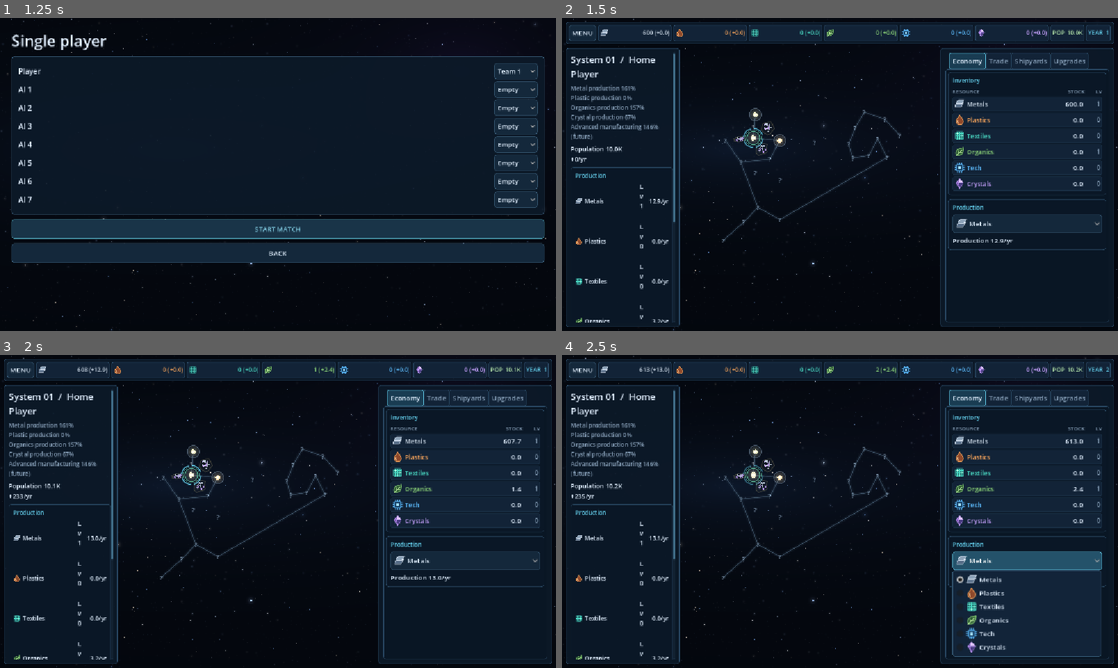
Above: before the commit, frames 1-4 (two rows, left to right).
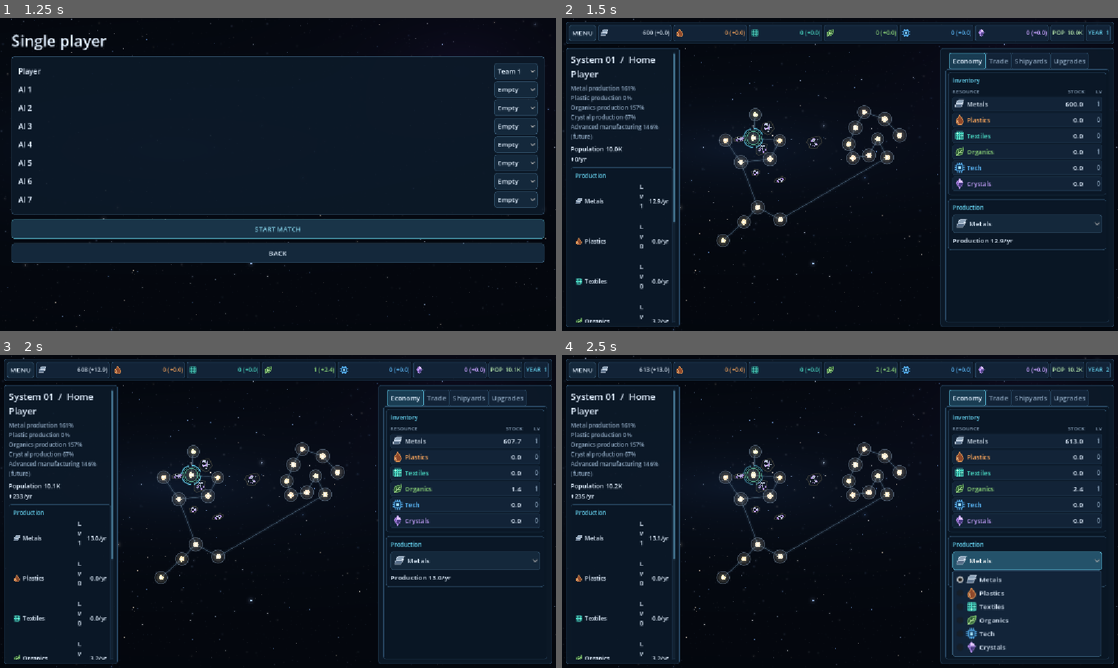
Above: after the commit, the same moments.

Repository: Allumnium/krangblade
Game: Godot game, scene res://scenes/main.tscn
Same seed, same stepped clock (60 frames per second), same inputs: the game is played once before the commit and once after it.
Inputs:
- Up to frame 1 (1.25 s): click "SINGLE PLAYER" at 0.5 s
- Up to frame 2 (1.5 s): click "START MATCH" at 1.25 s
- Up to frame 3 (2 s): no input
- Up to frame 4 (2.5 s): click "Metals" at 2 s

Frame 1 is identical in both runs. In frame 2, 1.3% of the frame differs, in the area x 27-62%, y 27-74%; in frame 3, 1.3%; in frame 4, 1.3%.

Commit message:
Fix cargo number wrapping and disable fog of war by default

Diff:
--- a/scripts/economy_rules.gd
+++ b/scripts/economy_rules.gd
@@ -26,6 +26,7 @@
 const SHIP_SIZE: int = 1
 const EPS: float = 0.00001
 const MAX_QUEUE: int = 5
+const DEFAULT_FOG_OF_WAR: bool = false
 # Reference stock, not a storage cap; percentage thresholds use these units.
 const TRADE_REFERENCE: float = 1000.0
 const SHIP_KINDS = ["ship", "colony_ship", "fighter", "miner"]
@@ -108,12 +109,20 @@
         planets.append({"size_factor": lerpf(0.86, 1.18, clampf(richness / 6.8, 0.0, 1.0)), "advanced_bonus": advanced, …(195 unchanged characters)…
             "abundance": abundance, "bonuses": bonuses, "thresholds": thresholds,
             "yards": yards, "queue": [], "continuous": {}})
-    var state: Dictionary = {"map": map_data, "planets": planets, "ships": [], "teams": teams, "next_id": 1, "elapsed": 0.0, "explored": {}, "mining_policies": {}}
+    var state: Dictionary = {"map": map_data, "planets": planets, "ships": [], "teams": teams, "next_id": 1, "elapsed": 0.0, "fog_of_war": DEFAULT_FOG_OF_WAR, "explored": {}, "mining_policies": {}}
     update_exploration(state)
     return state
 
 static func discovered(state: Dictionary, player: int, kind: String, index: int) -> bool:
     var team: int = int(state.get("teams", {}).get(player, 0))
+    if team <= 0 or index < 0:
+        return false
+    if not bool(state.get("fog_of_war", DEFAULT_FOG_OF_WAR)):
+        if kind == "planets":
+            return index < (state.get("planets", []) as Array).size()
+        if kind == "fields":
+            return index < (state.get("map", {}).get("fields", []) as Array).size()
+        return false
     return bool(state.get("explored", {}).get(team, {}).get(kind, {}).get(index, false))
 
 static func _survey(state: Dictionary, team: int, index: int) -> void:
--- a/scripts/match.gd
+++ b/scripts/match.gd
@@ -50,6 +50,7 @@
 var ship_detail: Label
 var ship_cargo: VBoxContainer
 var ship_cargo_labels: Dictionary = {}
+var fleet_scroll: ScrollContainer
 var fleet_overview: VBoxContainer
 var fleet_title: Label
 var fleet_detail: Label
@@ -273,8 +274,14 @@
     ship_overview.add_child(ship_detail)
     ship_cargo = HUD.section(ship_overview, "Cargo")
     _build_cargo_rows(ship_cargo, ship_cargo_labels)
+    fleet_scroll = ScrollContainer.new()
+    fleet_scroll.horizontal_scroll_mode = ScrollContainer.SCROLL_MODE_DISABLED
+    fleet_scroll.size_flags_vertical = Control.SIZE_EXPAND_FILL
+    body.add_child(fleet_scroll)
     fleet_overview = VBoxContainer.new()
-    body.add_child(fleet_overview)
+    fleet_overview.size_flags_horizontal = Control.SIZE_EXPAND_FILL
+    fleet_overview.add_theme_constant_override("separation", 8)
+    fleet_scroll.add_child(fleet_overview)
     fleet_title = _label("", 19)
     fleet_overview.add_child(fleet_title)
     fleet_detail = _label("", 14)
@@ -567,9 +574,14 @@
         icon.stretch_mode = TextureRect.STRETCH_KEEP_ASPECT_CENTERED
         row.add_child(icon)
         var title := _label(resource, 12)
+        title.autowrap_mode = TextServer.AUTOWRAP_OFF
         title.size_flags_horizontal = Control.SIZE_EXPAND_FILL
         row.add_child(title)
-        var amount := _label("0", 12)
+        var amount := _label("0.0", 12)
+        amount.autowrap_mode = TextServer.AUTOWRAP_OFF
+        amount.horizontal_alignment = HORIZONTAL_ALIGNMENT_RIGHT
+        amount.custom_minimum_size.x = 54
+        amount.add_theme_color_override("font_color", HUD.COLORS[resource])
         row.add_child(amount)
         labels[resource] = amount
 
@@ -642,6 +654,7 @@
     elif mode == "mining":
         status = "Mining field %02d\n%.1f / 5 yr" % [int(ship["field"]) + 1, minf(5.0, float(ship.get("mining_years", 0.0)))]
     ship_detail.text = "%s\n%s" % [str(roster.get(owner, {}).get("name", "Player")), status]
+    ship_detail.tooltip_text = ""
     var cargo_capable: bool = kind in ["ship", "miner"]
     ship_cargo.get_parent().visible = cargo_capable
     if cargo_capable:
@@ -669,13 +682,15 @@
             working += 1
         for resource in ECONOMY.RESOURCES:
             cargo[resource] = float(cargo[resource]) + float(craft["cargo"].get(resource, 0.0))
-    fleet_detail.text = "%d ships\n%d traveling · %d idle" % [total, traveling, total - traveling - working]
+    fleet_detail.text = "%d %s\n%d traveling · %d idle" % [total, "ship" if total == 1 else "ships", traveling, total - traveling - working]
     if kind == "miner":
         fleet_detail.text += "\n%d mining" % working
     fleet_detail.tooltip_text = "Your empire"
     if cargo_capable:
         for resource in ECONOMY.RESOURCES:
-            fleet_cargo_labels[resource].text = "%.1f" % float(cargo[resource])
+            var amount: float = float(cargo[resource])
+            fleet_cargo_labels[resource].text = _compact_amount(amount) if amount >= 1000.0 else "%.1f" % amount
+            fleet_cargo_labels[resource].tooltip_text = "%.1f" % amount
             fleet_cargo_labels[resource].get_parent().visible = kind == "ship" or ECONOMY.MINED_RESOURCES.has(resource)
 
 func _build_global_bar(stats: Container) -> void:
@@ -829,6 +844,7 @@
     planet_overview.visible = not other_selected
     inspector_tabs.visible = not other_selected
     ship_overview.visible = other_selected
+    fleet_scroll.visible = other_selected
     fleet_overview.visible = other_selected
     if field_selected:
         _refresh_field_panels(state)
@@ -1194,7 +1210,7 @@
         if distance <= 12.0 and distance < ship_distance:
             ship_distance = distance
             ship_hit = int(id)
-    selected_ship_id = ship_hit if hit < 0 or nearest > 5.0 else -1
+    selected_ship_id = ship_hit if hit < 0 or nearest > 5.0 or ship_distance < nearest else -1
     selected_field = -1
     if selected_ship_id < 0 and hit < 0:
         var fields: Array = state["map"].get("fields", [])
--- a/tests/economy_rules_test.gd
+++ b/tests/economy_rules_test.gd
@@ -91,9 +91,15 @@
     var players: Dictionary = {1: {"team": 1}, 2: {"team": 1}, 3: {"team": 2}}
     var ids: Array[int] = [1, 2, 3]
     var state: Dictionary = ECON.create(graph, players, ids)
+    assert(not state["fog_of_war"])
+    for i in range((state["planets"] as Array).size()):
+        assert(ECON.discovered(state, 1, "planets", i))
+        assert(ECON.discovered(state, 3, "planets", i))
+    state["fog_of_war"] = true
     assert(ECON.discovered(state, 1, "planets", 0))
     assert(ECON.discovered(state, 2, "planets", 0))
     assert(not ECON.discovered(state, 3, "planets", 0) or MAP.linked(graph, 0, 2))
+    state["fog_of_war"] = false
     var p: Dictionary = state["planets"][0]
     assert(p["yards"].size() == 1)
     assert(p["levels"].size() == 6)
@@ -401,9 +407,13 @@
         "chunks": [{"id": 7, "position": metal_pos, "resource": "Metals", "remaining": 24.0},
             {"id": 9, "position": crystal_pos, "resource": "Crystals", "remaining": 36.0}]}]
     var mineral: Dictionary = ECON.create(mineral_map, players, ids)
+    assert(ECON.discovered(mineral, 3, "fields", 0))
+    assert(ECON.set_mining_policy(mineral, 3, 0, false, false, false))
+    mineral["fog_of_war"] = true
     assert(ECON.discovered(mineral, 1, "fields", 0))
     assert(not ECON.discovered(mineral, 3, "fields", 0))
     assert(not ECON.set_mining_policy(mineral, 3, 0, false, false, false))
+    mineral["fog_of_war"] = false
     assert(ECON.set_mining_policy(mineral, 1, 0, true, true, false))
     assert(ECON.mining_policy(mineral, 2, 0)["Crystals"])
     var mine_home: Dictionary = mineral["planets"][0]
--- a/tests/map_view_smoke.gd
+++ b/tests/map_view_smoke.gd
@@ -345,9 +345,18 @@
     view.call("_map_input", mouse)
     assert(int(view.get("selected_ship_id")) == logistics_id)
     assert((view.get("fleet_title") as Label).text == "Logistics")
-    assert((view.get("fleet_detail") as Label).text.contains("1 ships"))
+    assert((view.get("fleet_detail") as Label).text.contains("1 ship"))
     assert((view.get("ship_title") as Label).text.contains("Logistics ship"))
     assert((view.get("ship_cargo") as VBoxContainer).get_parent().visible)
+    await process_frame
+    for label_set in [view.get("ship_cargo_labels"), view.get("fleet_cargo_labels")]:
+        for resource in label_set:
+            var amount: Label = label_set[resource]
+            assert(amount.autowrap_mode == TextServer.AUTOWRAP_OFF)
+            assert(amount.size.x >= amount.get_minimum_size().x)
+            assert(amount.get_line_count() == 1)
+            assert((amount.get_parent() as Control).size.y < 36.0)
+    assert((view.get("fleet_scroll") as ScrollContainer).size.y <= inspector.size.y)
     var fixed: Vector2 = view.call("_screen_point", points[0])
     mouse.position = Vector2(-10000, -10000)
     view.call("_map_input", mouse)
@@ -364,12 +373,16 @@
             unknown = i
             break
     assert(unknown >= 0)
+    assert(not state["fog_of_war"])
     mouse.position = view.call("_screen_point", points[unknown])
     view.call("_map_input", mouse)
+    assert(int(view.get("selected")) == unknown)
+    state["fog_of_war"] = true
+    view.call("_map_input", mouse)
     assert(int(view.get("selected")) == -1)
-    # Select a discovered field and change its actual simulation policy.
+    state["fog_of_war"] = false
+    # Select a field without artificially revealing it.
     if not (state["map"]["fields"] as Array).is_empty():
-        explored["fields"][0] = true
         mouse.position = view.call("_screen_point", state["map"]["fields"][0]["position"])
         view.call("_map_input", mouse)
         assert(int(view.get("selected_field")) == 0)
--- a/tests/network_smoke.gd
+++ b/tests/network_smoke.gd
@@ -124,15 +124,17 @@
     if home_index < 0:
         _fail("No home system for player.")
         return
-    # Reveal one generated field to every team for a deterministic policy round trip.
-    # This is a test-only scenario; the real discovery rules are unchanged.
-    if role == "host":
-        if (state["map"]["fields"] as Array).is_empty():
-            _fail("Generated map has no asteroid field for policy testing.")
-            return
-        for team in state["explored"]:
-            state["explored"][team]["fields"][0] = true
-        session.call("_publish_economy")
+    if bool(state.get("fog_of_war", true)) or (state["map"]["fields"] as Array).is_empty():
+        _fail("Expected fully visible map and at least one asteroid field.")
+        return
+    for i in range((state["planets"] as Array).size()):
+        if not ECON.discovered(state, self_id, "planets", i):
+            _fail("System hidden with fog disabled.")
+            return
+    for i in range((state["map"]["fields"] as Array).size()):
+        if not ECON.discovered(state, self_id, "fields", i):
+            _fail("Asteroid field hidden with fog disabled.")
+            return
 
 func _send_commands() -> void:
     commands_sent = true
